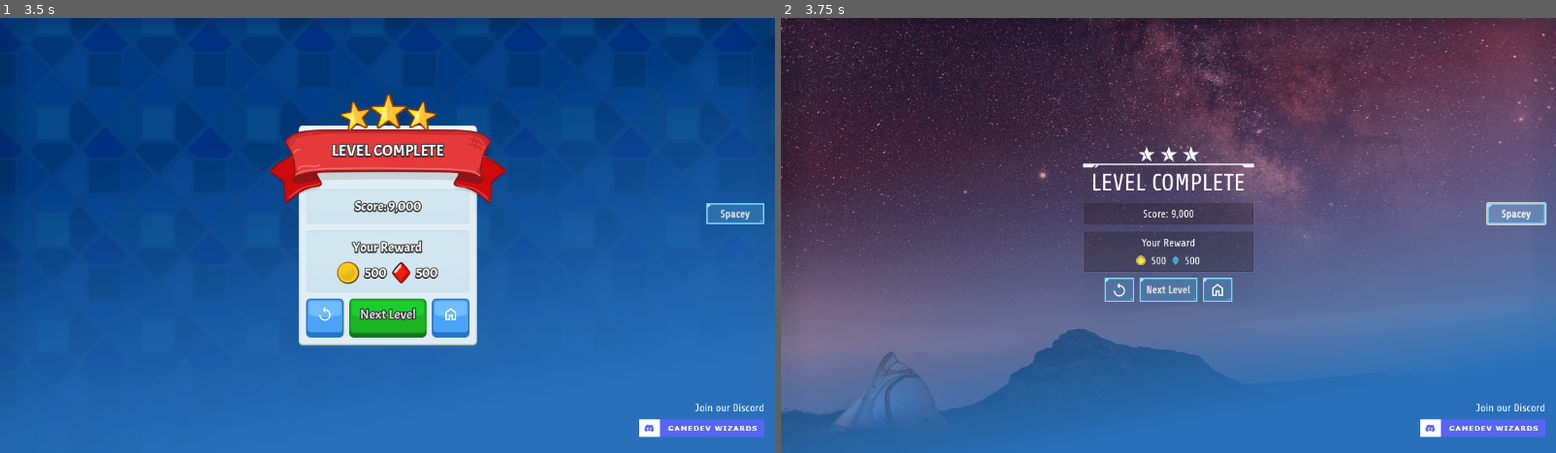
Above: before the commit, frames 1-2 (left to right).
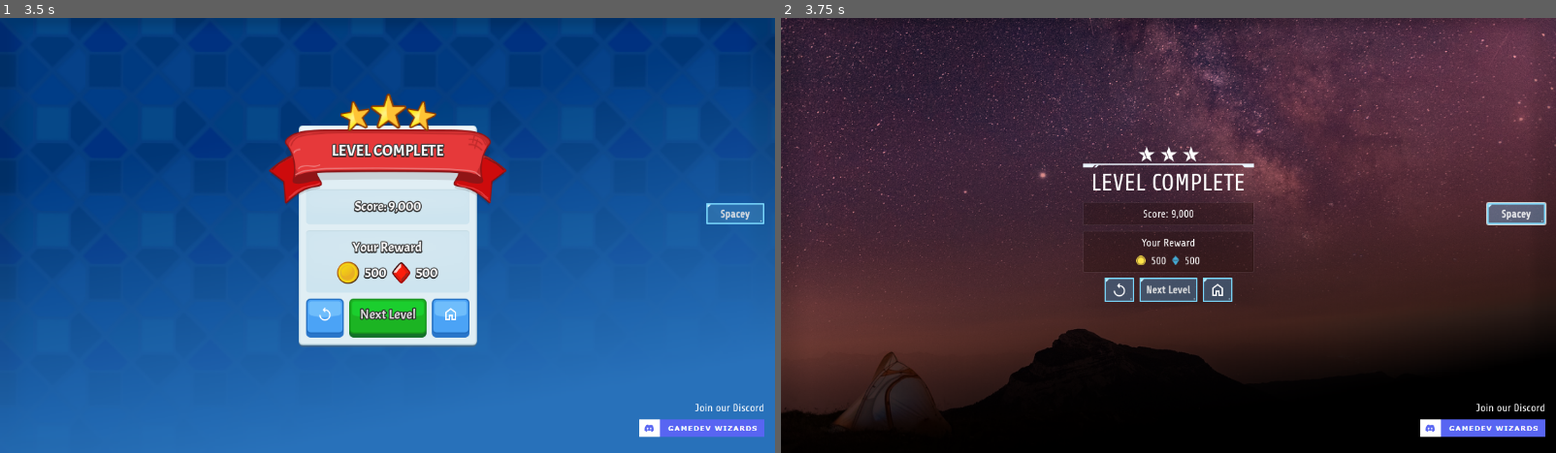
Above: after the commit, the same moments.

Repository: wadlo/Themey
Game: Godot game, scene res://example_scene/example-scene.tscn
The game is run twice, just before and just after one commit, with the same random seed, the same clock (stepped at 60 frames per second) and the same inputs.
Inputs (mouse positions are in pixels of both pictures, inside the frame that each line leads up to):
- Up to frame 1 (3.5 s): click "Next Level" at 0.5 s; click "Next Level" at 1.25 s; click (325, 318) at 2 s; click (449, 318) at 2.75 s
- Up to frame 2 (3.75 s): click "Spacey" at 3.5 s

Frame 1 is identical in both runs. In frame 2, 68% of the frame differs, in the area x 0-100%, y 14-100%.

Commit message:
Add dark fade to spacey theme

Diff:
--- a/src/example_scene/example-scene.tscn
+++ b/src/example_scene/example-scene.tscn
@@ -45,6 +45,9 @@
 
 [node name="SpaceyThemeCanvasLayer2" parent="Themes" instance=ExtResource("1_go163")]
 visible = false
+
+[node name="TextureRect2" parent="Themes/SpaceyThemeCanvasLayer2/Control/TiledBackground" index="2"]
+modulate = Color(0, 0, 0, 1)
 
 [node name="ConstantCanvasLayer" type="CanvasLayer" parent="."]
 
